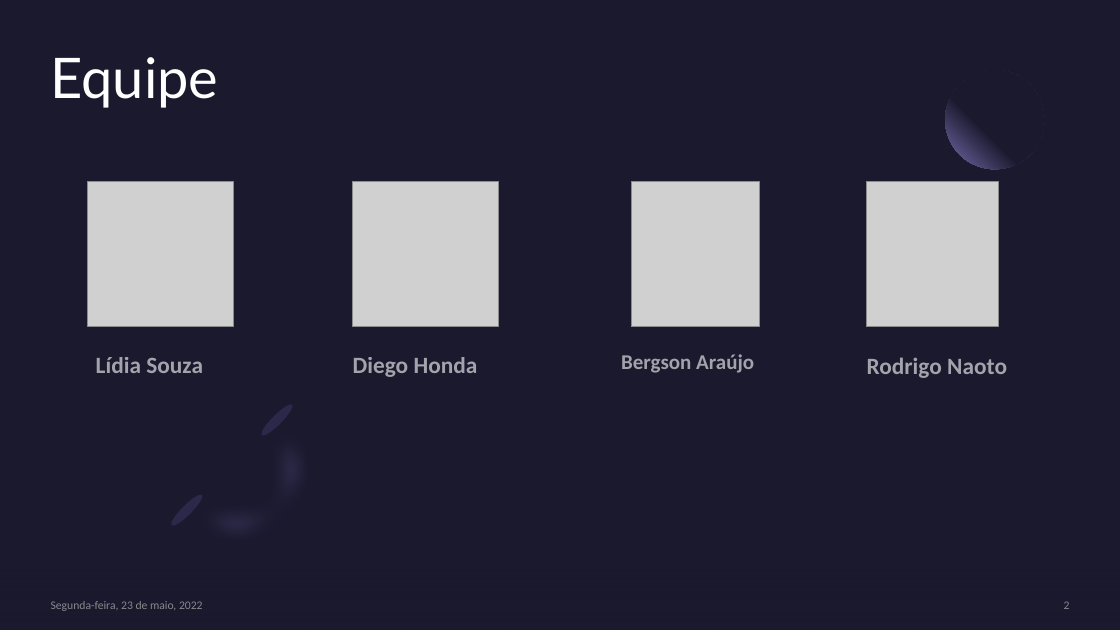
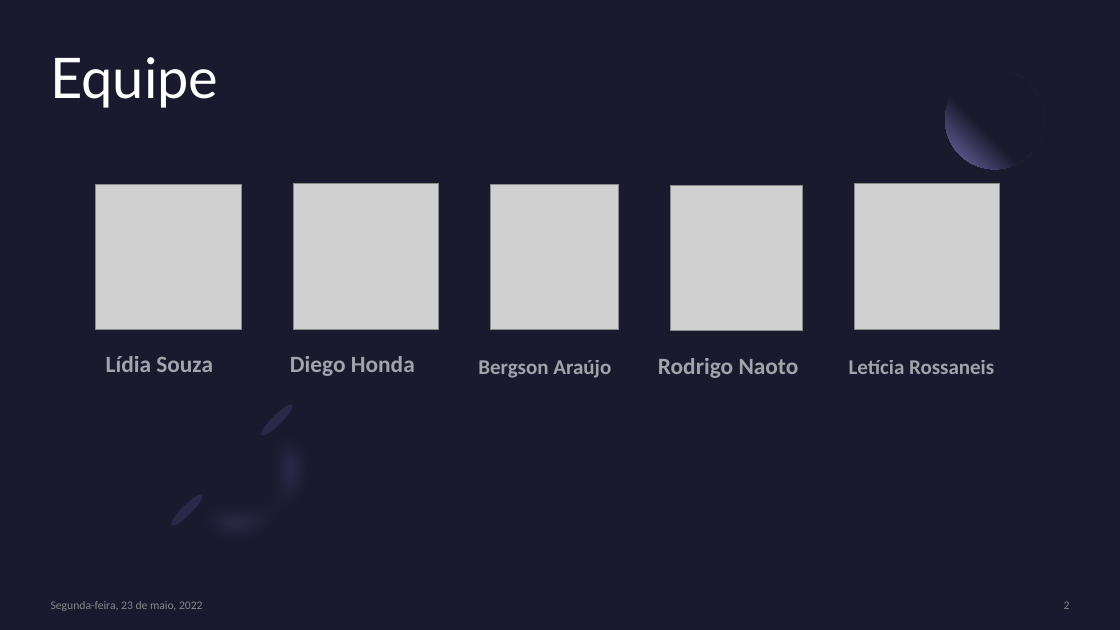
Before and after one commit to lidiambsouza/price_properties, a slide deck: slide 2 of Modelo Imobiliário.pptx. Drawn at 1120x630 pixels with LibreOffice and Linux fonts; fonts in the diff are those of the drawing; grey boxes stand for pictures. Boxes give left, top, right and bottom in pixels: in the first picture for what was removed or moved away, otherwise in the second. Text is boxed around its words. In the diff, an @@ line names an element or a change of style, - is before the commit and + after.

```diff
--- a/Modelo Imobiliário.pptx
+++ b/Modelo Imobiliário.pptx
@@ picture: place and size @@
-picture at box(88, 181, 234, 327)
+picture at box(96, 185, 241, 330)
@@ picture: place and size @@
-picture at box(353, 181, 498, 327)
+picture at box(293, 183, 439, 329)
@@ picture: place and size @@
-picture at box(631, 181, 760, 327)
+picture at box(491, 185, 619, 330)
@@ picture: place and size @@
-picture at box(867, 181, 999, 327)
+picture at box(671, 186, 803, 331)
@@ picture added at box(854, 183, 1000, 329) @@
@@ text "Lídia Souza": place and size @@
-text "Lídia Souza" at box(96, 357, 203, 373)
+text "Lídia Souza" at box(106, 356, 213, 372)
@@ text "Diego Honda": place and size @@
-text "Diego Honda" at box(353, 357, 478, 377)
+text "Diego Honda" at box(290, 356, 415, 376)
@@ text "Bergson Araújo": place and size @@
-text "Bergson Araújo" at box(621, 354, 754, 373)
+text "Bergson Araújo" at box(478, 360, 611, 378)
@@ text "Rodrigo Naoto": place and size @@
-text "Rodrigo Naoto" at box(867, 357, 1007, 378)
+text "Rodrigo Naoto" at box(658, 358, 799, 378)
@@ text added at box(849, 360, 994, 374), 18 pt, text #FFFFFF at 60% opacity, bold @@
+Letícia Rossaneis
```
Also in this commit, not shown: 1 other slide changed.
